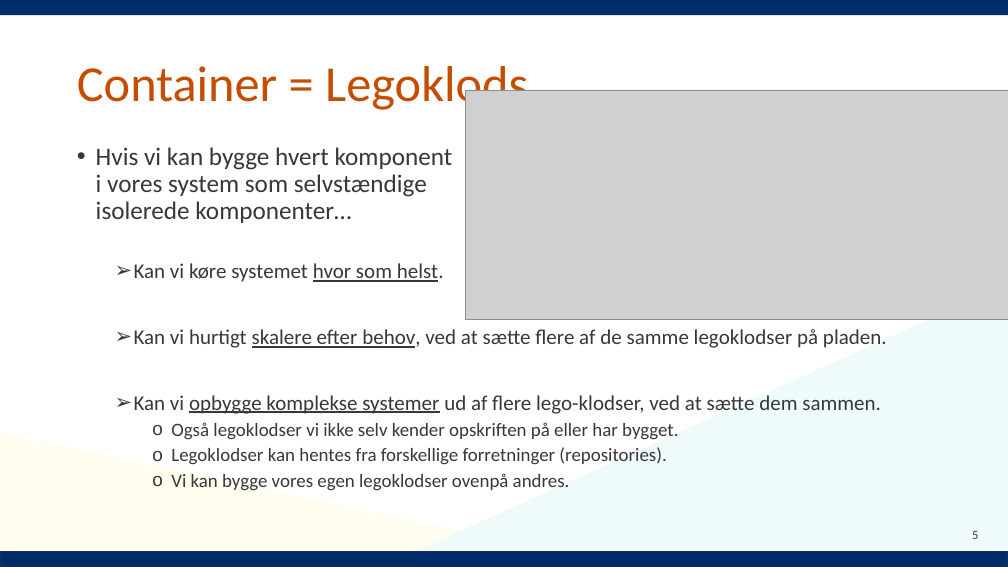
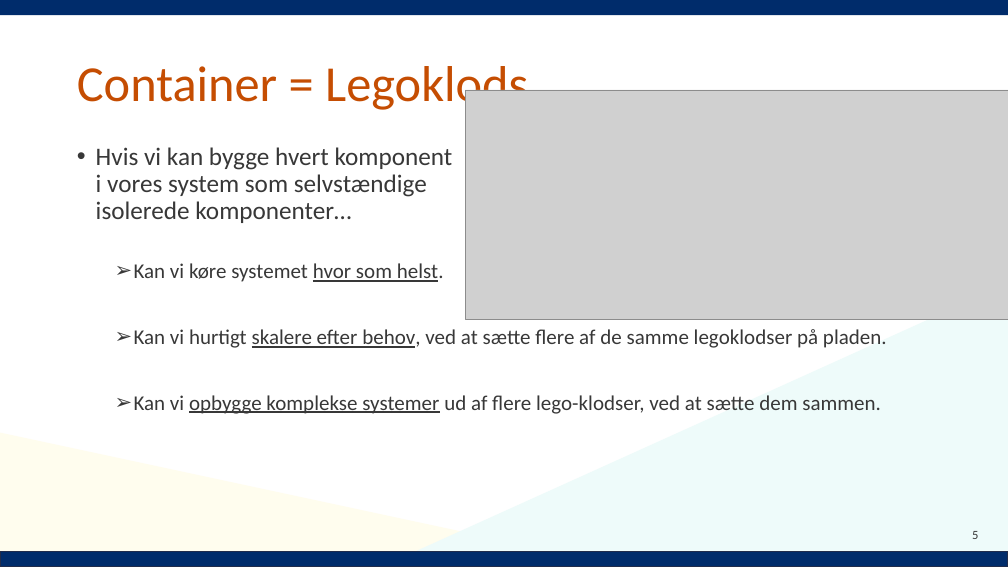
Before and after one commit to Notalib/workshop-kubernetes, a slide deck: slide 5 of Kubernetes_workshop.pptx. Drawn at 1008x567 pixels with LibreOffice and Linux fonts; fonts in the diff are those of the drawing; grey boxes stand for pictures; background and template pictures are left out. Boxes give left, top, right and bottom in pixels: in the first picture for what was removed or moved away, otherwise in the second. Text is boxed around its words. In the diff, an @@ line names an element or a change of style, - is before the commit and + after.

```diff
--- a/Kubernetes_workshop.pptx
+++ b/Kubernetes_workshop.pptx
@@ text at (x1=171, y1=422, x2=678, y2=491): paragraphs removed @@
-    o Også legoklodser vi ikke selv kender opskriften på eller har bygget.
-    o Legoklodser kan hentes fra forskellige forretninger (repositories).
-    o Vi kan bygge vores egen legoklodser ovenpå andres.
```
Also in this commit, not shown: 37 other slides changed, 4 slides added, 1 slide removed.
